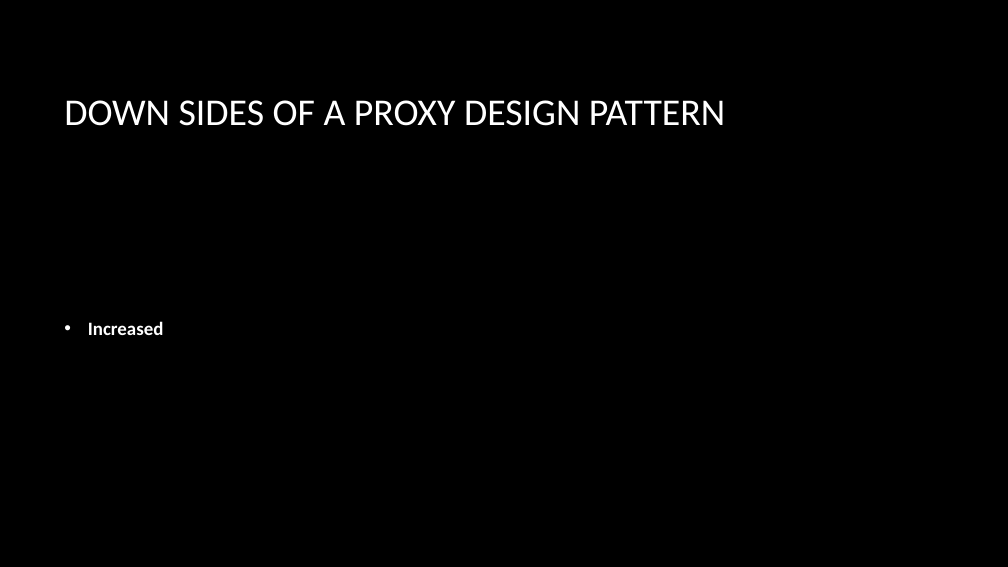
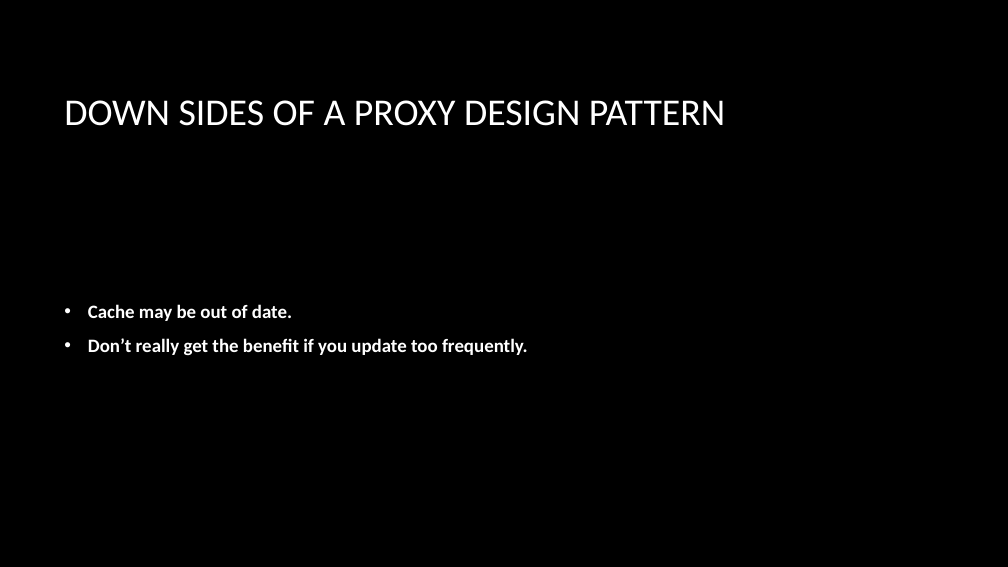
Before and after one commit to dundane/CSC360Demos, a slide deck: slide 203 of CSC360Demo/Design Patterns Slide Show.pptx. Drawn at 1008x567 pixels with LibreOffice and Linux fonts; fonts in the diff are those of the drawing; background and template pictures are left out. Boxes give left, top, right and bottom in pixels: in the first picture for what was removed or moved away, otherwise in the second. Text is boxed around its words. In the diff, an @@ line names an element or a change of style, - is before the commit and + after.

```diff
--- a/CSC360Demo/Design Patterns Slide Show.pptx
+++ b/CSC360Demo/Design Patterns Slide Show.pptx
@@ text at bbox=[88, 304, 528, 356]: text changed @@
-• Increased
+• Cache may be out of date.
+• Don’t really get the benefit if you update too frequently.
```
Also in this commit, not shown: 15 other slides changed.
